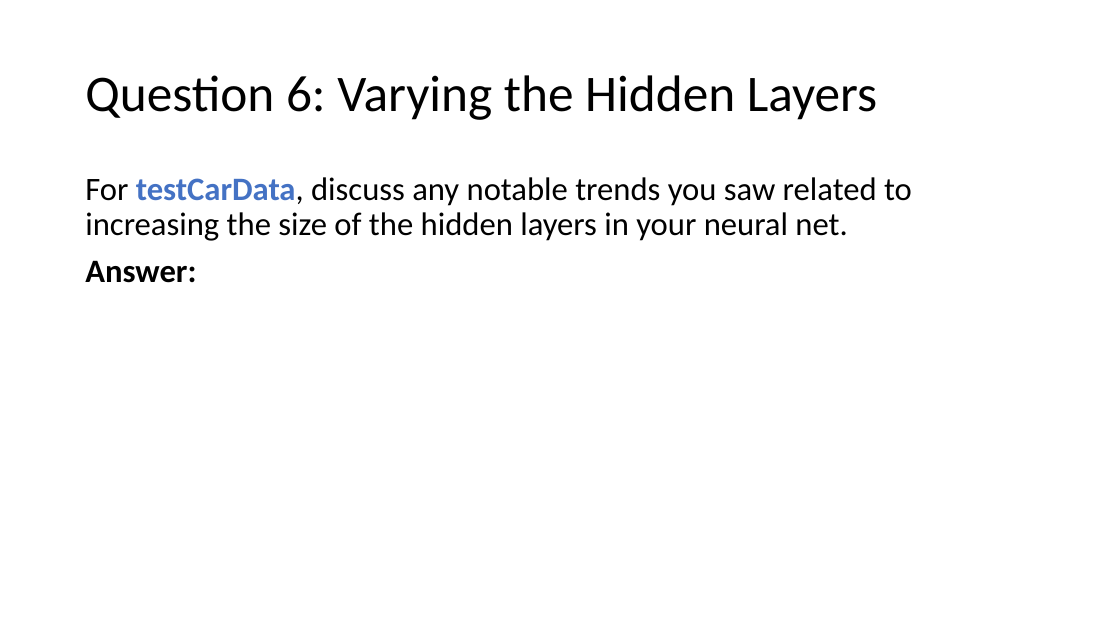
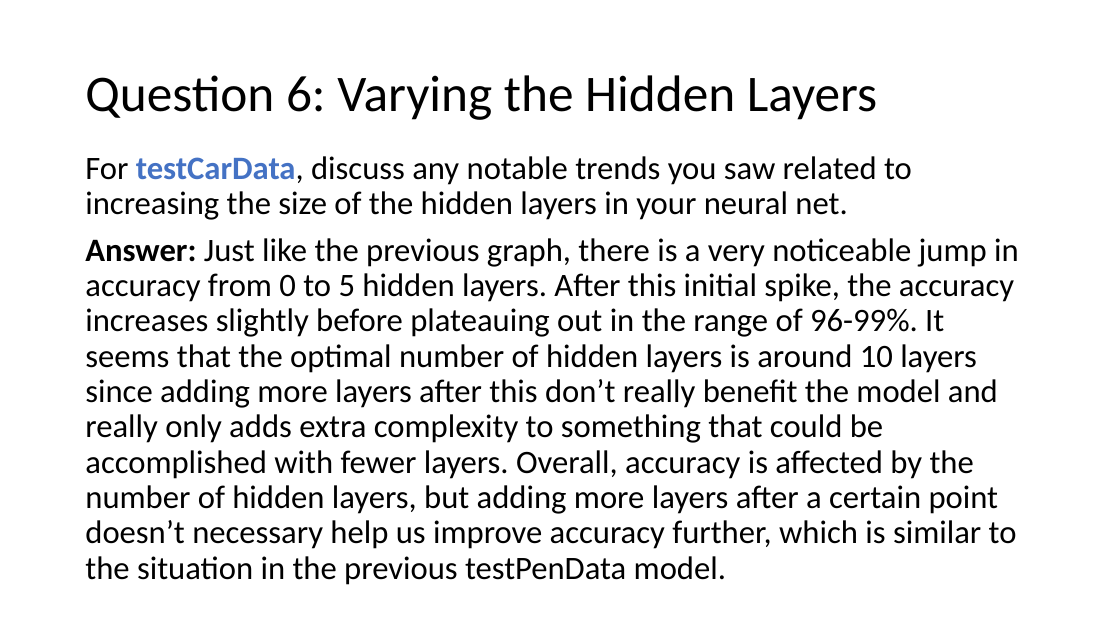
Before and after one commit to Lucas-Luwa/Artificial-Intelligence, a slide deck: slide 8 of Project 4/NeuralNet_report.pptx. Drawn at 1120x630 pixels with LibreOffice and Linux fonts; fonts in the diff are those of the drawing. Boxes give left, top, right and bottom in pixels: in the first picture for what was removed or moved away, otherwise in the second. Text is boxed around its words. In the diff, an @@ line names an element or a change of style, - is before the commit and + after.

```diff
--- a/Project 4/NeuralNet_report.pptx
+++ b/Project 4/NeuralNet_report.pptx
@@ text "For testCarData, discuss any notable ...": place and size @@
-text "For testCarData, discuss any notable ..." at [85,177,912,283]
+text "For testCarData, discuss any notable ..." at [85,156,1019,585]
@@ text at [85,238,1019,585]: text changed; bold off @@
-Answer:
+Answer: Just like the previous graph, there is a very noticeable jump in accuracy from 0 to 5 hidden layers. After this initial spike, the accuracy increases slightly before plateauing out in the range of 96-99%. It seems that the optimal number of hidden layers is around 10 layers since adding more layers after this don’t really benefit the model and really only adds extra complexity to something that could be accomplished with fewer layers. Overall, accuracy is affected by the number of hidden layers, but adding more layers after a certain point doesn’t necessary help us improve accuracy further, which is similar to the situation in the previous testPenData model.
```
Also in this commit, not shown: 2 other slides changed, 5 other files.
